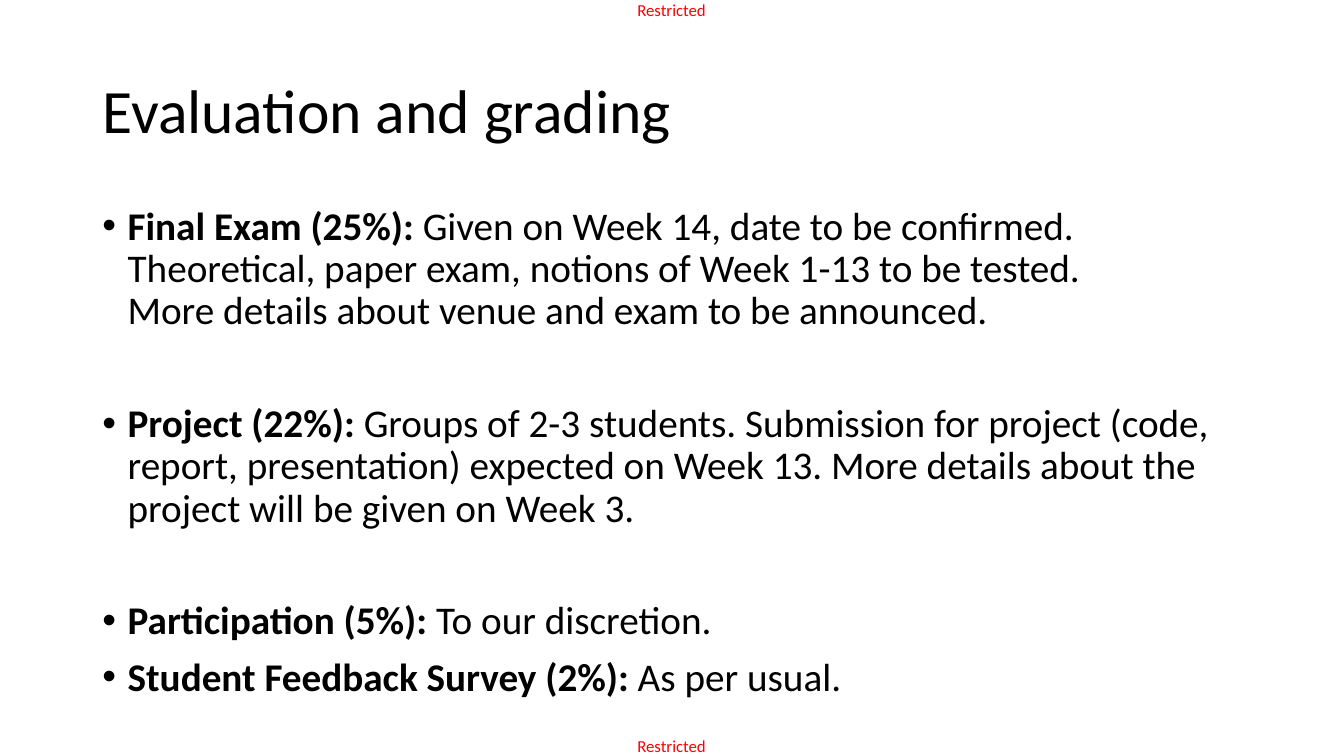
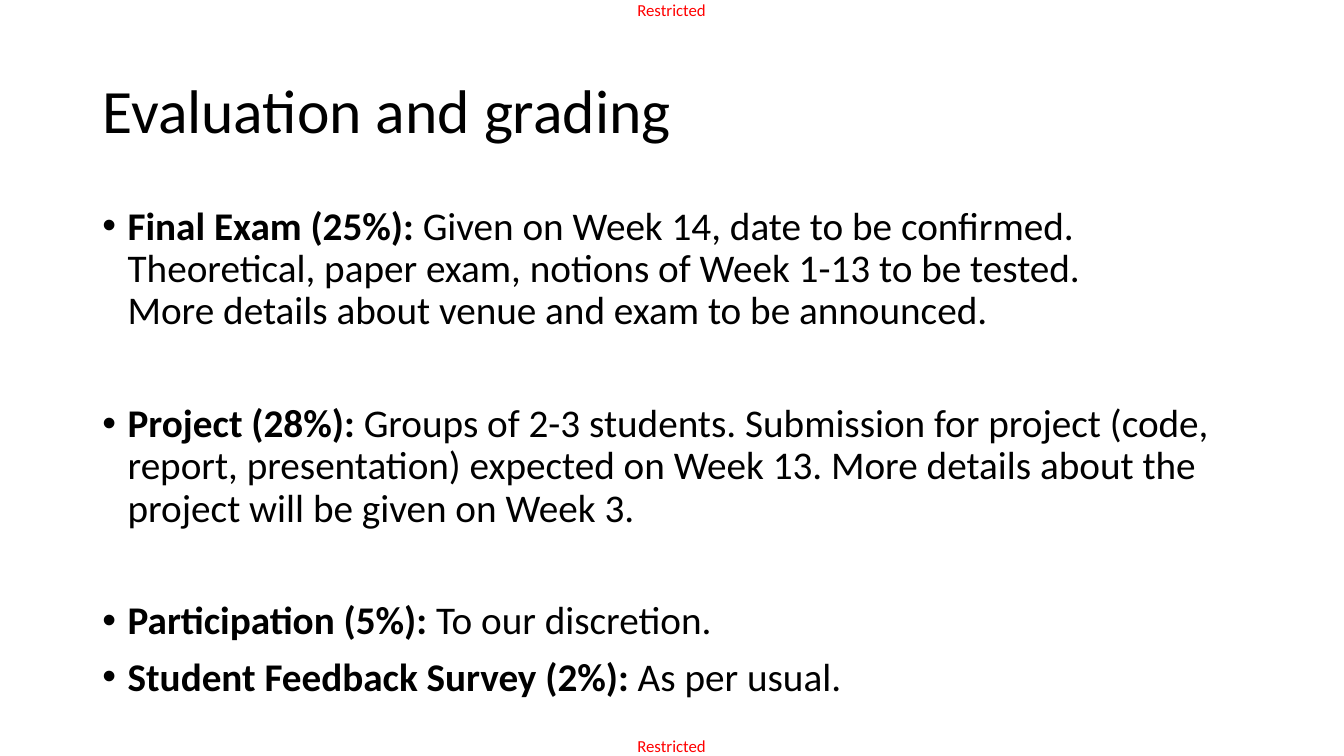
Before and after one commit to matthieudemari/SUTD_DL_50_039, a slide deck: slide 19 of W1/1. W1S1 final/W1S1.pptx. Drawn at 1344x756 pixels with LibreOffice and Linux fonts; fonts in the diff are those of the drawing. Boxes give left, top, right and bottom in pixels: in the first picture for what was removed or moved away, otherwise in the second. Text is boxed around its words. In the diff, an @@ line names an element or a change of style, - is before the commit and + after.

```diff
--- a/W1/1. W1S1 final/W1S1.pptx
+++ b/W1/1. W1S1 final/W1S1.pptx
@@ text at bbox=[128, 408, 1209, 529]: text changed @@
-• Project (22%): Groups of 2-3 students. Submission for project (code, report, presentation) expected on Week 13. More details about the project will be given on Week 3.
+• Project (28%): Groups of 2-3 students. Submission for project (code, report, presentation) expected on Week 13. More details about the project will be given on Week 3.
```
Also in this commit, not shown: 22 other slides changed, 7 other files.
